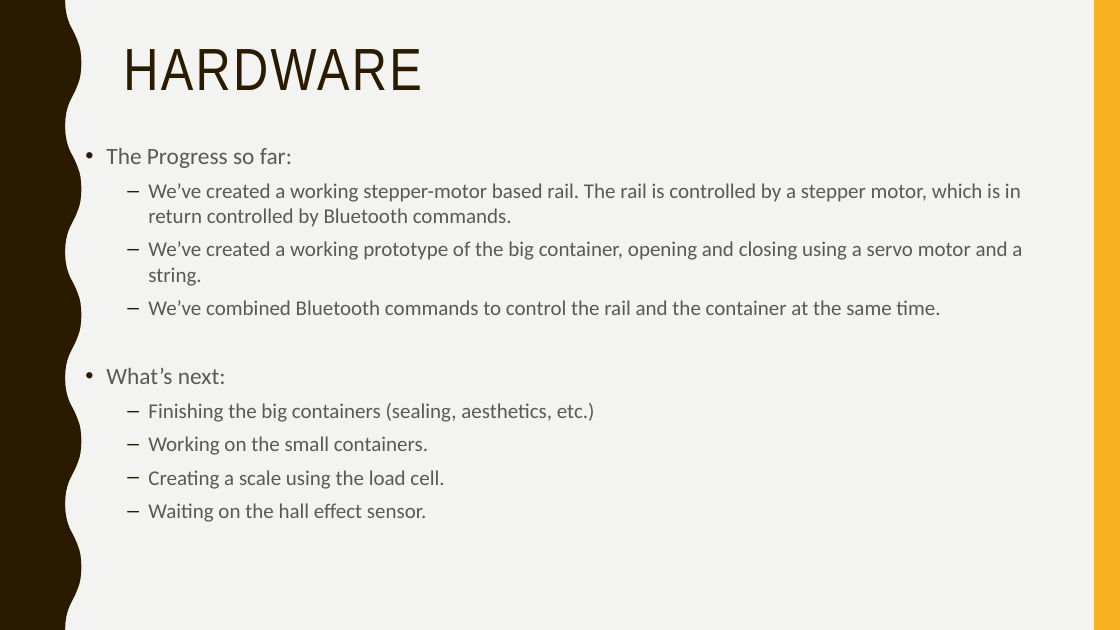
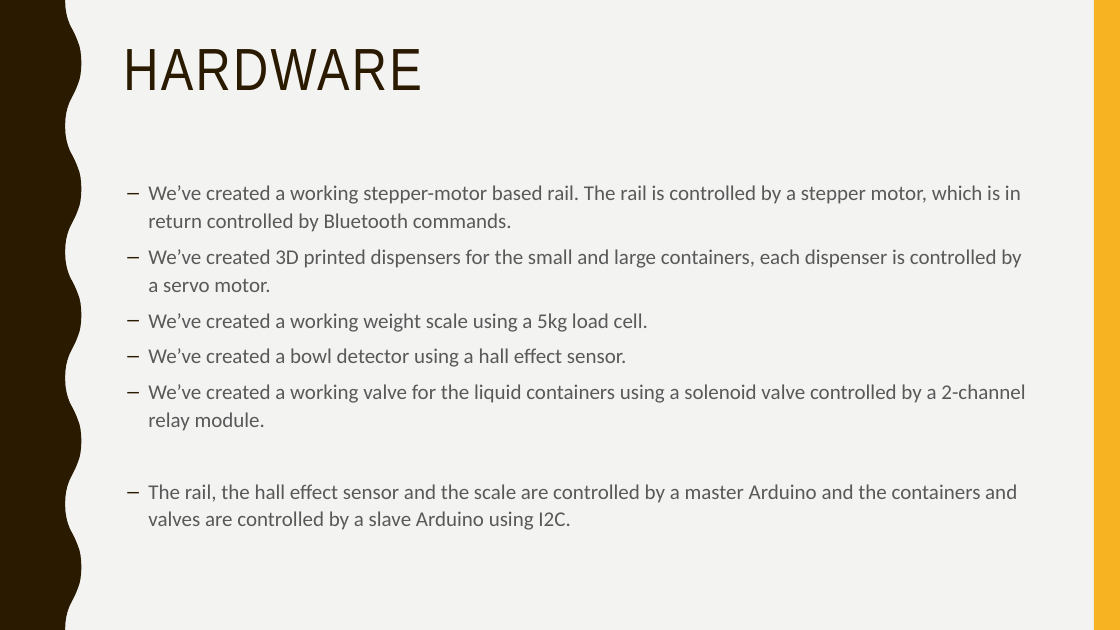
Before and after one commit to MetalYos/ArduinoProject, a slide deck: slide 4 of Project.pptx. Drawn at 1120x630 pixels with LibreOffice and Linux fonts; fonts in the diff are those of the drawing. Boxes give left, top, right and bottom in pixels: in the first picture for what was removed or moved away, otherwise in the second. Text is boxed around its words. In the diff, an @@ line names an element or a change of style, - is before the commit and + after.

```diff
--- a/Project.pptx
+++ b/Project.pptx
@@ text at box(106, 148, 292, 168): paragraph removed @@
-• The Progress so far:
@@ text at box(148, 185, 1021, 232): line spacing 1 to 1.1 @@
@@ text at box(148, 249, 1025, 530): text changed @@
-  – We’ve created a working prototype of the big container, opening and closing using a servo motor and a string.
-  – We’ve combined Bluetooth commands to control the rail and the container at the same time.
-• What’s next:
-  – Finishing the big containers (sealing, aesthetics, etc.)
-  – Working on the small containers.
-  – Creating a scale using the load cell.
-  – Waiting on the hall effect sensor.
+  – We’ve created 3D printed dispensers for the small and large containers, each dispenser is controlled by a servo motor.
+  – We’ve created a working weight scale using a 5kg load cell.
+  – We’ve created a bowl detector using a hall effect sensor.
+  – We’ve created a working valve for the liquid containers using a solenoid valve controlled by a 2-channel relay module.
+  – The rail, the hall effect sensor and the scale are controlled by a master Arduino and the containers and valves are controlled by a slave Arduino using I2C.
```
Also in this commit, not shown: 3 other slides changed, 6 slides added, 3 slides removed, 1 other file.
